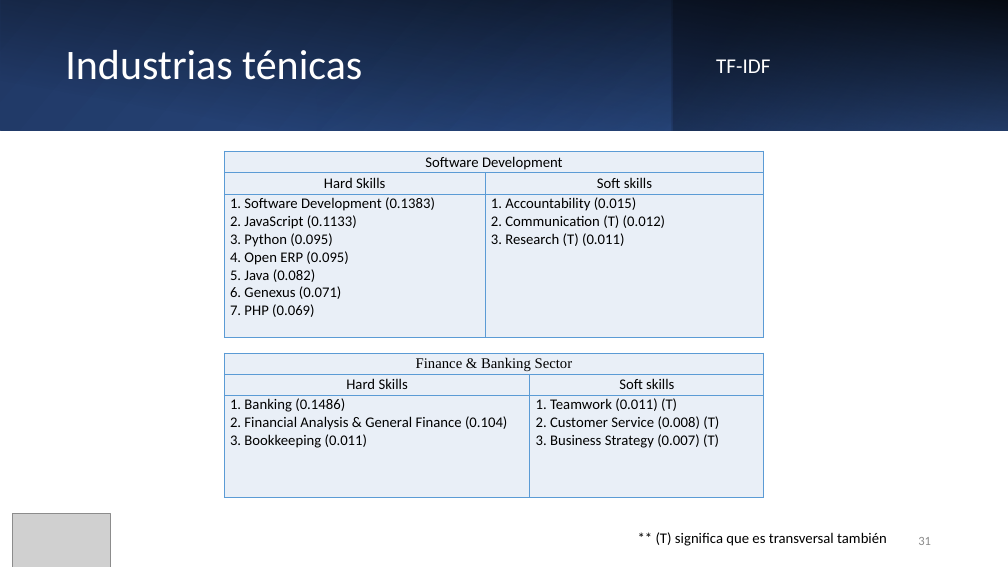
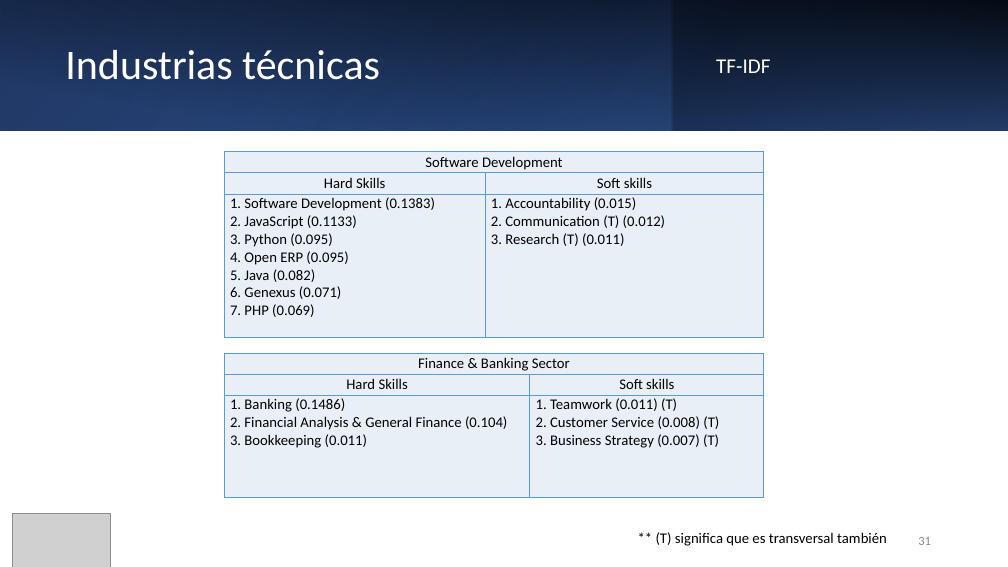
Before and after one commit to JFNebel/ecuadorian-graduates-workforce-mobility, a slide deck: slide 31 of Entrega/ICD_Final.pptx. Drawn at 1008x567 pixels with LibreOffice and Linux fonts; fonts in the diff are those of the drawing; grey boxes stand for pictures. Boxes give left, top, right and bottom in pixels: in the first picture for what was removed or moved away, otherwise in the second. Text is boxed around its words. In the diff, an @@ line names an element or a change of style, - is before the commit and + after.

```diff
--- a/Entrega/ICD_Final.pptx
+++ b/Entrega/ICD_Final.pptx
@@ title at (65, 50, 380, 80): text changed @@
-Industrias ténicas
+Industrias técnicas
@@ table at (225, 353, 765, 498) @@
@@ font Times New Roman to Calibri in "Finance & Banking Sector" @@
```
Also in this commit, not shown: 6 other slides changed, 15 other files.
